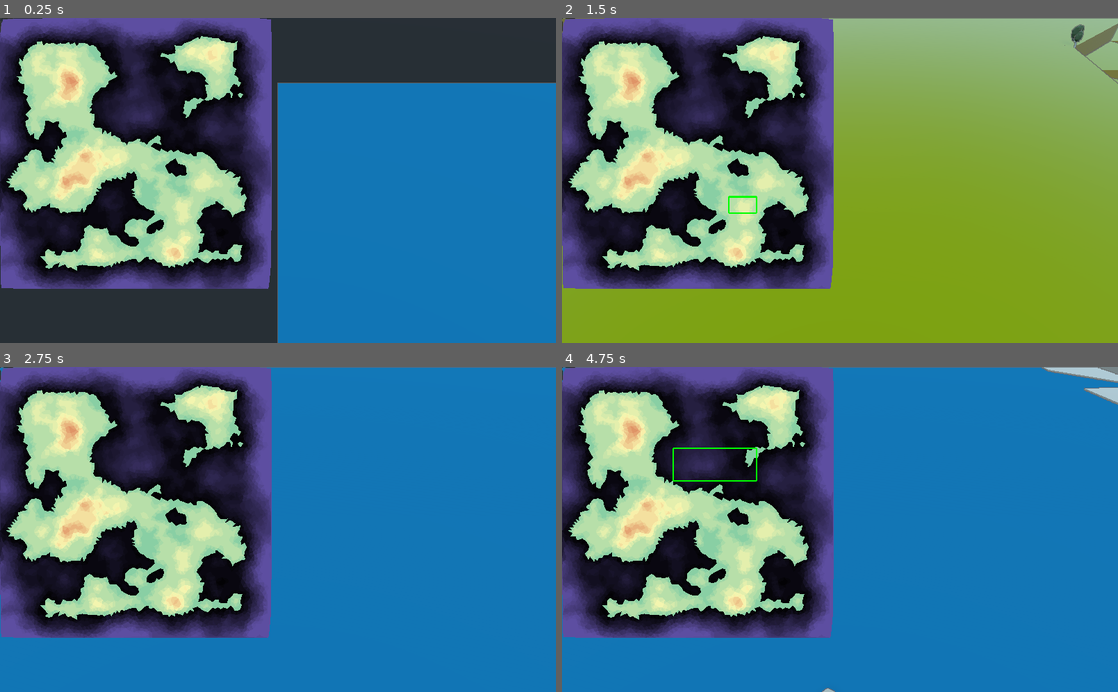
Above: before the commit, frames 1-4 (two rows, left to right).
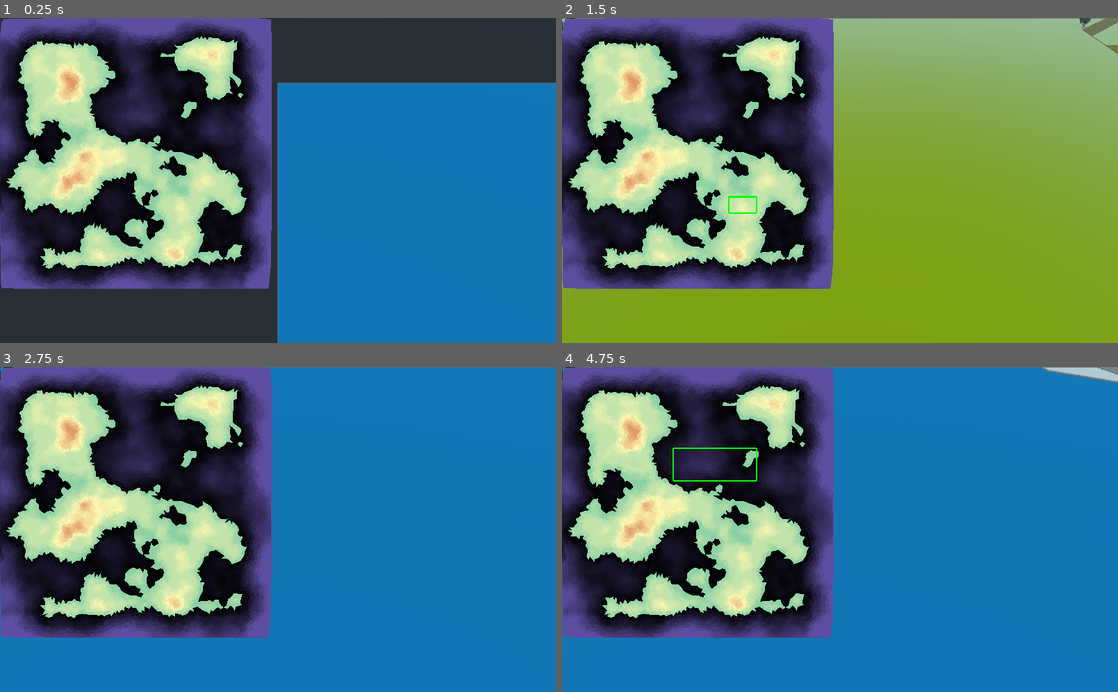
Above: after the commit, the same moments.

Repository: eriwyn/societer
Game: Godot game, scene res://world/game.tscn
Two runs of this game, one before a commit and one after it. Both use one fixed random seed, a clock stepped at 60 frames per second and the inputs below.
Inputs (mouse positions are in pixels of both pictures, inside the frame that each line leads up to):
- Up to frame 1 (0.25 s): no input
- Up to frame 2 (1.5 s): tap Enter at 0.5 s; move the mouse to (962, 164) at 0.52 s; press the mouse at (962, 164) at 0.53 s; release the mouse at (962, 164) at 1.25 s; tap Space at 1.25 s; drag from (728, 196) to (812, 245) at 1.27 s
- Up to frame 3 (2.75 s): tap Enter at 2 s; move the mouse to (333, 458) at 2.02 s; press the mouse at (333, 458) at 2.03 s
- Up to frame 4 (4.75 s): release the mouse at (895, 458) at 2.75 s; tap Space at 2.75 s; drag from (812, 594) to (673, 480) at 2.77 s; move the mouse to (1006, 578) at 3.52 s; press the mouse at (1006, 578) at 3.53 s; release the mouse at (1006, 578) at 4.25 s; tap Enter at 4.25 s; drag from (673, 480) to (756, 448) at 4.27 s

The runs differ from the first frame. In frame 1, 0.8% of the frame differs, in the area x 1-45%, y 5-78%; in frame 2, 1.5%, in the area x 0-100%, y 0-91%; in frame 3, 0.8%; in frame 4, 1.0%.

Commit message:
Création de la branche

Diff:
--- a/world/game.gd
+++ b/world/game.gd
@@ -8,7 +8,7 @@
 export(int, 1, 9) var octaves = 5
 export(int, 1, 30) var wavelength = 8
 export(int) var border_width = 200
-export(int) var terraces = 10
+export(int) var terraces = 16
 export(int) var terrace_height = 5
 export(float) var mountain_height = 6.0 / 24.0
 export(int) var river_proba = 200
